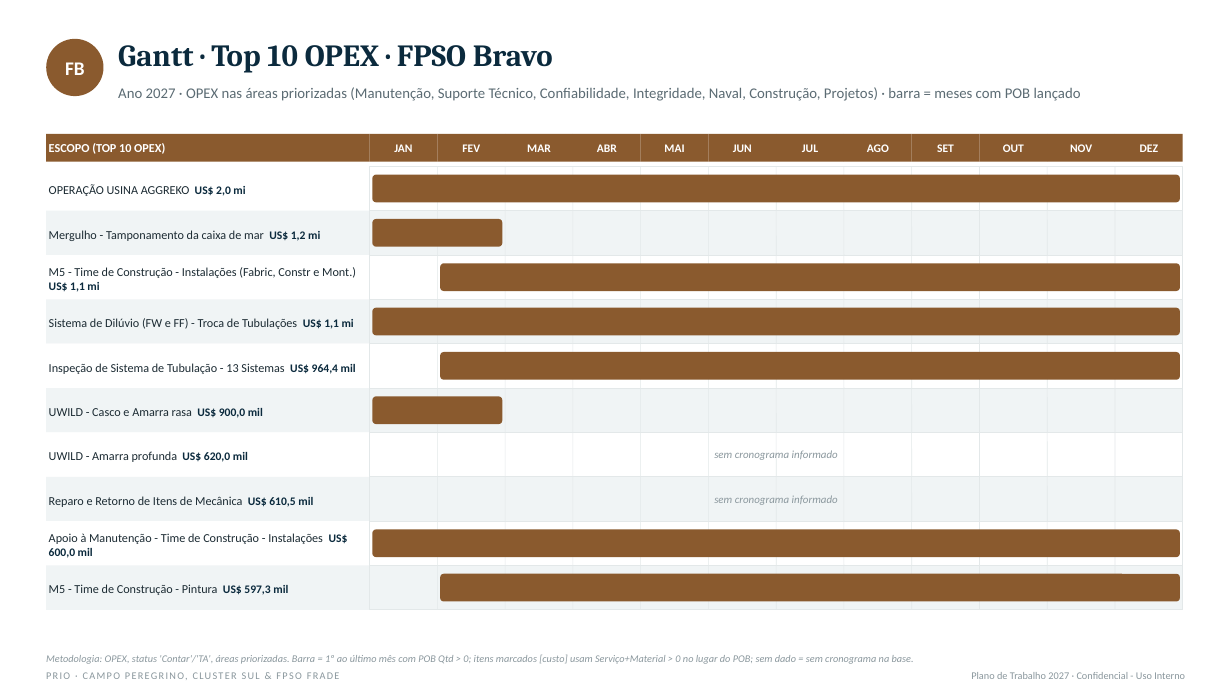
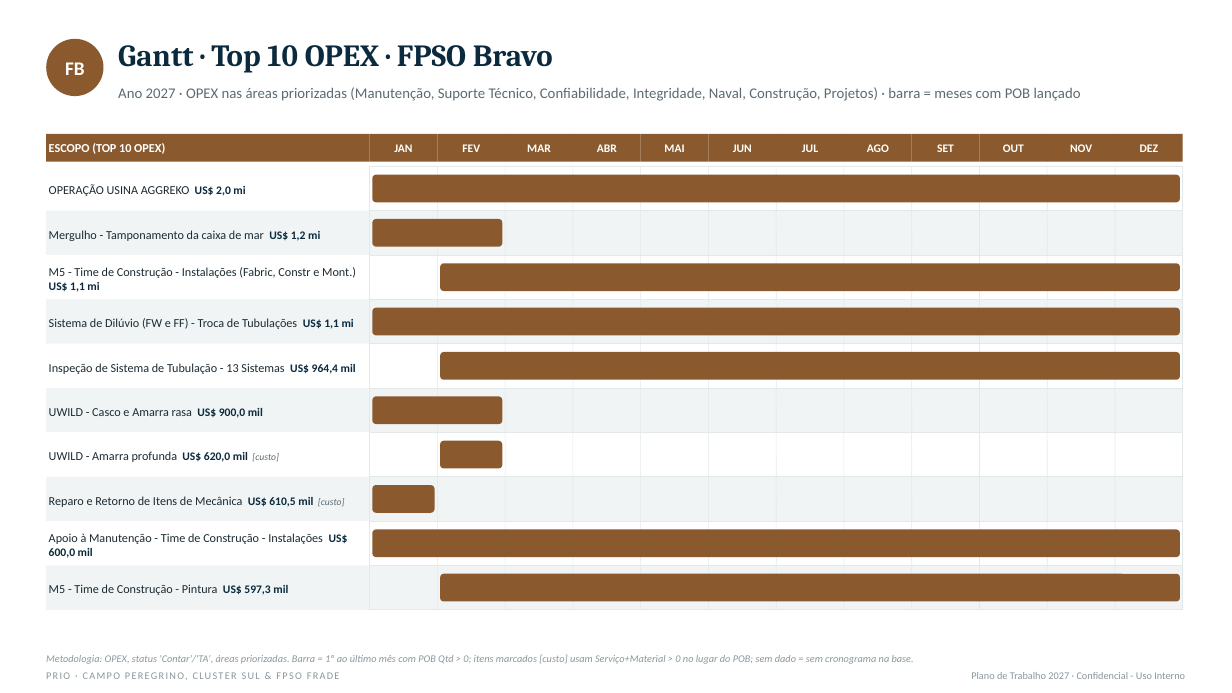
Before and after one commit to LucasRibaas/Planejamento, a slide deck: slide 6 of PRIO_Gantt_Top10_OPEX_2027.pptx. Drawn at 1232x693 pixels with LibreOffice and Linux fonts; fonts in the diff are those of the drawing. Boxes give left, top, right and bottom in pixels: in the first picture for what was removed or moved away, otherwise in the second. Text is boxed around its words. In the diff, an @@ line names an element or a change of style, - is before the commit and + after.

```diff
--- a/PRIO_Gantt_Top10_OPEX_2027.pptx
+++ b/PRIO_Gantt_Top10_OPEX_2027.pptx
@@ rounded rectangle added at (x1=440, y1=441, x2=502, y2=469), fill #8A5A2E @@
@@ text in rectangle at (x1=49, y1=451, x2=279, y2=462): text changed @@
-UWILD - Amarra profunda US$ 620,0 mil
+UWILD - Amarra profunda US$ 620,0 mil [custo]
@@ text removed at (x1=714, y1=450, x2=838, y2=460) @@
-sem cronograma informado
@@ text in rectangle at (x1=49, y1=496, x2=345, y2=507): text changed @@
-Reparo e Retorno de Itens de Mecânica US$ 610,5 mil
+Reparo e Retorno de Itens de Mecânica US$ 610,5 mil [custo]
@@ rounded rectangle added at (x1=372, y1=485, x2=434, y2=513), fill #8A5A2E @@
@@ text removed at (x1=714, y1=495, x2=838, y2=505) @@
-sem cronograma informado
```
